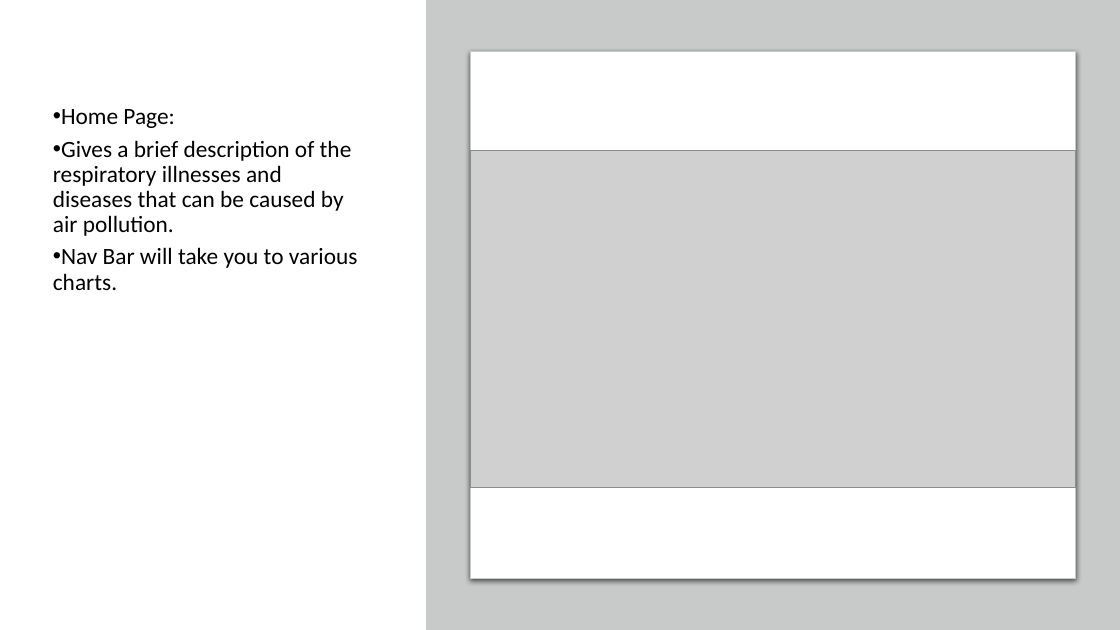
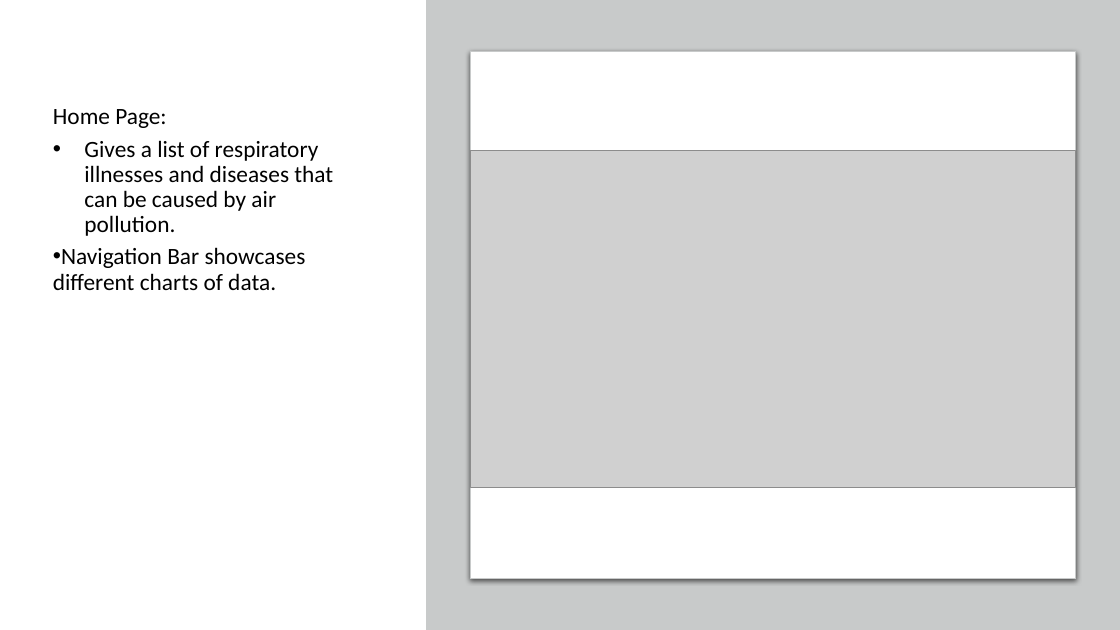
Before and after one commit to arianajoslyn/Air-Pollution-Effects-on-the-Respiratory-System, a slide deck: slide 2 of Air Pollution and Respiratory Diseases_TEMPLATE.pptx. Drawn at 1120x630 pixels with LibreOffice and Linux fonts; fonts in the diff are those of the drawing; grey boxes stand for pictures. Boxes give left, top, right and bottom in pixels: in the first picture for what was removed or moved away, otherwise in the second. Text is boxed around its words. In the diff, an @@ line names an element or a change of style, - is before the commit and + after.

```diff
--- a/Air Pollution and Respiratory Diseases_TEMPLATE.pptx
+++ b/Air Pollution and Respiratory Diseases_TEMPLATE.pptx
@@ text at [53,109,166,128]: bullet • to none @@
@@ text at [53,140,333,290]: text changed @@
-• Gives a brief description of the respiratory illnesses and diseases that can be caused by air pollution.
-• Nav Bar will take you to various charts.
+• Gives a list of respiratory illnesses and diseases that can be caused by air pollution.
+• Navigation Bar showcases different charts of data.
```
Also in this commit, not shown: 3 other slides changed, 2 slides added.
